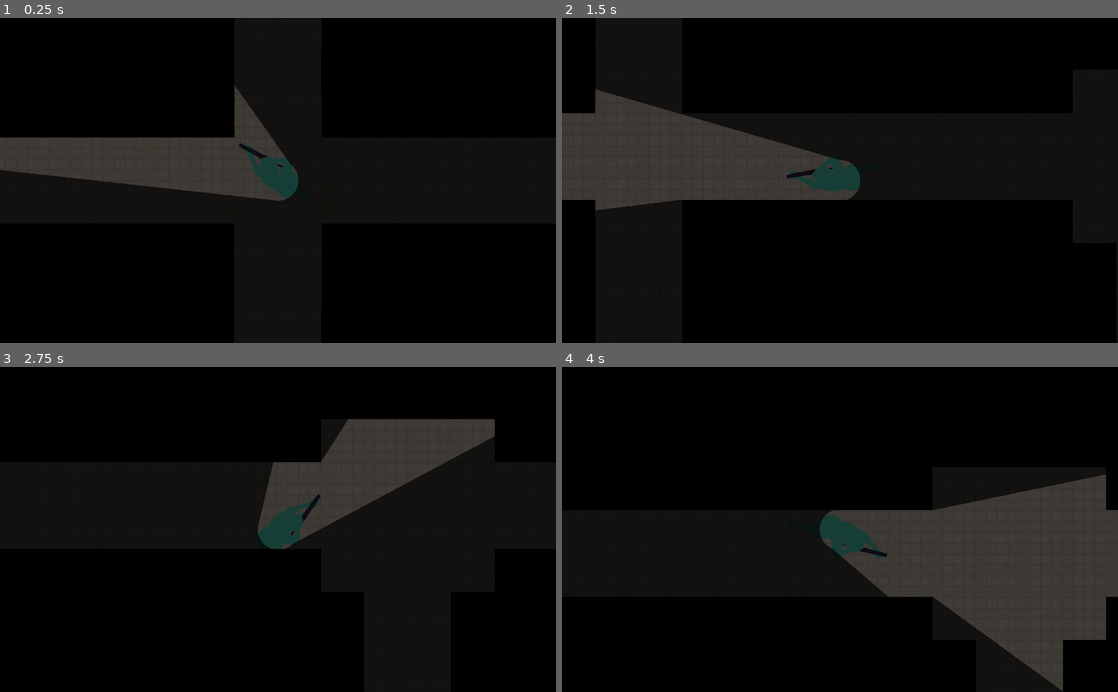
Above: before the commit, frames 1-4 (two rows, left to right).
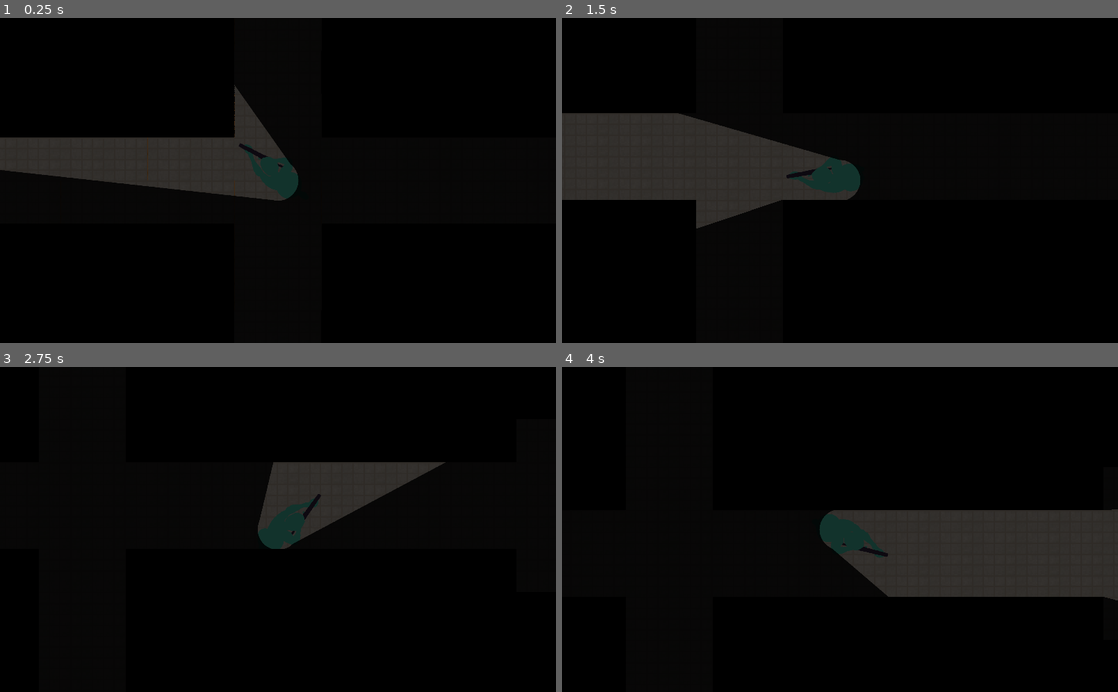
Above: after the commit, the same moments.

Repository: ZeeHatcher/project-vlastos
Game: Godot game, scene res://scenes/main.tscn
Same seed, same stepped clock (60 frames per second), same inputs: the game is played once before the commit and once after it.
Inputs (mouse positions are in pixels of both pictures, inside the frame that each line leads up to):
- Up to frame 1 (0.25 s): no input
- Up to frame 2 (1.5 s): tap Enter at 0.5 s; move the mouse to (962, 164) at 0.52 s; press the mouse at (962, 164) at 0.53 s; hold D (right) 0.53-1.28 s; move the mouse to (728, 196) at 1.27 s; release the mouse at (728, 196) at 1.28 s; hold S (down) from 1.28 s (still down); click (728, 196) at 1.35 s
- Up to frame 3 (2.75 s): move the mouse to (333, 458) at 2.02 s; release S (down) at 2.03 s; press the mouse at (333, 458) at 2.03 s; hold D (right) from 2.03 s (still down)
- Up to frame 4 (4 s): move the mouse to (812, 594) at 2.77 s; release D (right) at 2.78 s; release the mouse at (812, 594) at 2.78 s; hold W (up) 2.78-3.53 s; click (812, 594) at 2.85 s; move the mouse to (1006, 578) at 3.52 s; press the mouse at (1006, 578) at 3.53 s; hold A (left) from 3.53 s (still down)

The runs differ from the first frame. In frame 2, 1.5% of the frame differs, in the area x 6-54%, y 22-65%; in frame 3, 3.5%; in frame 4, 6.3%, in the area x 46-100%, y 33-100%.

Commit message:
make world even darker

Diff:
--- a/scenes/main.tscn
+++ b/scenes/main.tscn
@@ -93,7 +93,7 @@
 shape = SubResource( 1 )
 
 [node name="Player" parent="." instance=ExtResource( 1 )]
-speed = 1000
+speed = 500
 
 [node name="RemoteTransform2D" type="RemoteTransform2D" parent="Player"]
 remote_path = NodePath("../../Camera2D")
@@ -105,7 +105,7 @@
 zoom = Vector2( 2, 2 )
 
 [node name="CanvasModulate" type="CanvasModulate" parent="."]
-color = Color( 0.113725, 0.113725, 0.113725, 1 )
+color = Color( 0.0470588, 0.0470588, 0.0470588, 1 )
 
 [connection signal="body_entered" from="Exit" to="." method="_on_Exit_body_entered"]
 [connection signal="dead" from="Player" to="." method="_on_Player_dead"]
